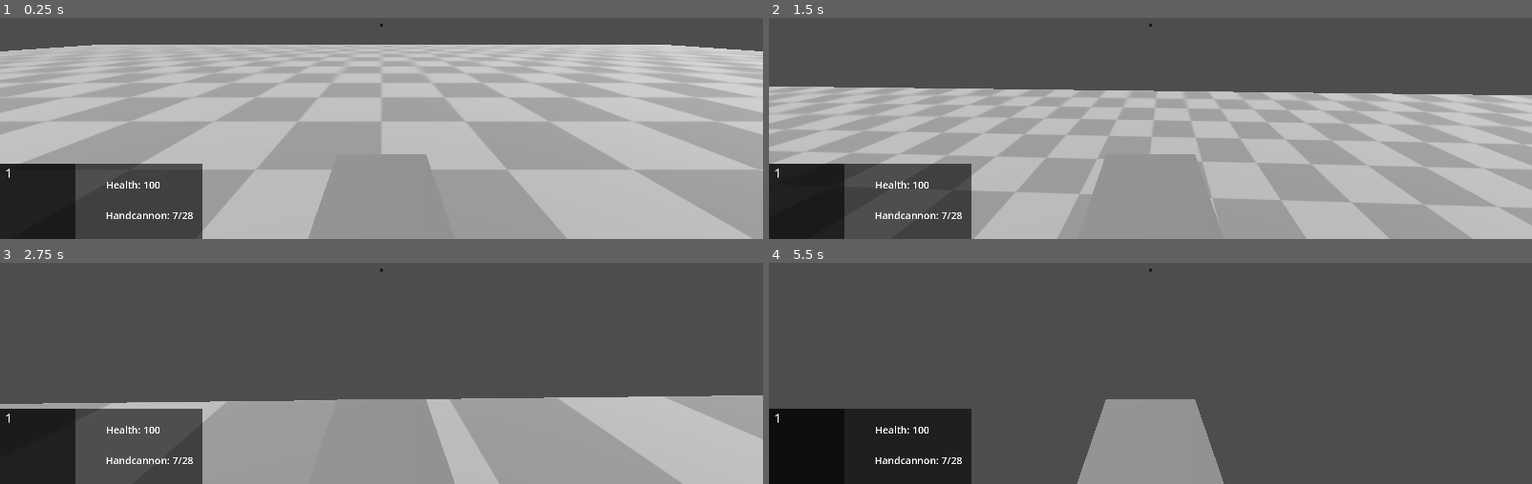
Above: before the commit, frames 1-4 (two rows, left to right).
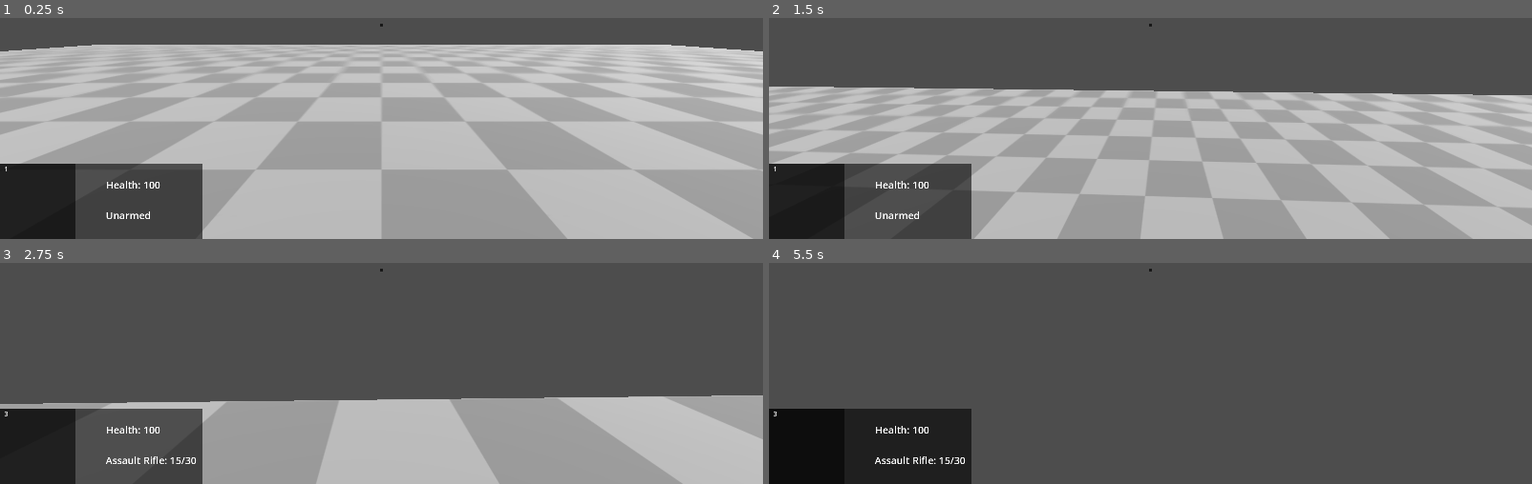
Above: after the commit, the same moments.

Repository: Robertsonl1/game_development_2024
Game: Godot game, scene res://scenes/main.tscn
The game is run twice, just before and just after one commit, with the same random seed, the same clock (stepped at 60 frames per second) and the same inputs.
Inputs (mouse positions are in pixels of both pictures, inside the frame that each line leads up to):
- Up to frame 1 (0.25 s): no input
- Up to frame 2 (1.5 s): tap Enter at 0.5 s; move the mouse to (1188, 22) at 0.52 s; hold W (forwards) from 0.53 s (still down); tap 1 (empty) at 0.6 s; tap Space (jump) at 0.77 s; click (1188, 22) at 0.8 s; move the mouse to (1112, 26) at 1.27 s; click (1112, 26) at 1.35 s
- Up to frame 3 (2.75 s): keep holding W (forwards); tap Space (jump) at 1.52 s; tap 2 (primary) at 1.55, 2.1 s; move the mouse to (outside the picture) at 2.02 s; tap 3 (secondary) at 2.3 s
- Up to frame 4 (5.5 s): keep holding W (forwards); move the mouse to (1142, 276) at 2.77 s; tap 3 (secondary) at 2.85, 5.3 s; tap Space (jump) at 3.02, 3.5, 3.77, 4.52, 5 s; tap 1 (empty) at 3.05, 3.6 s; move the mouse to (1203, 276) at 3.52 s; click (1203, 276) at 3.8 s; tap R (reload) at 4.15 s; tap Enter at 4.25 s; move the mouse to (1089, 265) at 4.27 s; click (1089, 265) at 4.35 s; tap 2 (primary) at 4.55 s; tap Escape (ui_cancel) at 4.9 s; move the mouse to (1158, 269) at 5.02 s; tap F (grapple) at 5.1 s

The runs differ from the first frame. In frame 1, 3.1% of the frame differs, in the area x 0-57%, y 61-100%; in frame 2, 3.2%; in frame 3, 5.9%; in frame 4, 6.2%, in the area x 0-60%, y 61-100%.
Error before the commit: Invalid call. Nonexistent function 'add_exeption' in base 'RayCast3D'. (res://scenes/weapons/weapon_manager.gd:24)

Commit message:
Bug Fixing

Diff:
--- a/game_development_2024-main/scenes/main.tscn
+++ b/game_development_2024-main/scenes/main.tscn
@@ -1,7 +1,8 @@
-[gd_scene load_steps=8 format=3 uid="uid://c01q7bftr3cro"]
+[gd_scene load_steps=9 format=3 uid="uid://c01q7bftr3cro"]
 
 [ext_resource type="Texture2D" uid="uid://yubb6ou4f7j4" path="res://data/textures/placeholder.png" id="1_ayfrv"]
 [ext_resource type="PackedScene" uid="uid://bwnkle17ik1nl" path="res://scenes/player.tscn" id="1_gn6kh"]
+[ext_resource type="PackedScene" uid="uid://b5c2k5kofgpp7" path="res://scenes/weapons/ammopickup/ammo_pickup.tscn" id="3_hfh1v"]
 
 [sub_resource type="BoxShape3D" id="BoxShape3D_i7h4c"]
 size = Vector3(50, 1, 50)
@@ -43,3 +44,6 @@
 
 [node name="CollisionShape3D" type="CollisionShape3D" parent="StaticBody3D2"]
 shape = SubResource("BoxShape3D_uonfk")
+
+[node name="AmmoPickup" parent="." instance=ExtResource("3_hfh1v")]
+transform = Transform3D(1, 0, 0, 0, 1, 0, 0, 0, 1, 17.1681, 0.735694, -0.136473)
--- a/game_development_2024-main/scenes/player.tscn
+++ b/game_development_2024-main/scenes/player.tscn
@@ -39,9 +39,10 @@
 script = ExtResource("2_3t5l0")
 
 [node name="HandCannon" parent="Head/Hand" instance=ExtResource("2_24c3m")]
-visible = false
+transform = Transform3D(1, 0, 0, 0, 1, 0, 0, 0, 1, 0.224, -0.101, -0.354)
 
 [node name="AssaultRifle" parent="Head/Hand" instance=ExtResource("3_1sxk0")]
+transform = Transform3D(1, 0, 0, 0, 1, 0, 0, 0, 1, 0.158, -0.007, -0.437)
 
 [node name="Unarmed" parent="Head/Hand" instance=ExtResource("4_jfo8s")]
 
--- a/game_development_2024-main/scenes/ui/hud/hud.gd
+++ b/game_development_2024-main/scenes/ui/hud/hud.gd
@@ -1,6 +1,23 @@
 extends Control
 
 
+var weapon_ui
+var health_ui
+var display_ui
+var slot_ui
+
+
+func _enter_tree():
+	weapon_ui = $Background/WeaponUI
+	health_ui = $Background/HealthUI
+	display_ui = $Background/Display/TextureRect
+	slot_ui = $Background/Display/Weaponslot
+
+
 func update_weapon_ui(weapon_data, weapon_slot):
-	$Background/WeaponUI.text = weapon_data["Name"] + ": " + "0/0"
-	$Background/Display/Weaponslot.text = weapon_slot
+	slot_ui.text = weapon_slot
+
+	if weapon_data["Name"] == "Unarmed":
+		weapon_ui.text = weapon_data["Name"]
+		return
+	weapon_ui.text = weapon_data["Name"] + ": " + weapon_data["Ammo"] + "/" + weapon_data["ReserveAmmo"]
--- a/game_development_2024-main/scenes/ui/hud/hud.tscn
+++ b/game_development_2024-main/scenes/ui/hud/hud.tscn
@@ -43,13 +43,20 @@
 color = Color(0, 0, 0, 0.588235)
 
 [node name="Weaponslot" type="Label" parent="Background/Display"]
-layout_mode = 0
-offset_left = 13.0
-offset_top = 1.0
-offset_right = 62.0
-offset_bottom = 46.0
-theme_override_font_sizes/font_size = 30
+layout_mode = 1
+offset_right = 32.0
+offset_bottom = 29.0
+theme_override_font_sizes/font_size = 16
 text = "1"
+horizontal_alignment = 1
+
+[node name="TextureRect" type="TextureRect" parent="Background/Display"]
+layout_mode = 1
+anchors_preset = 15
+anchor_right = 1.0
+anchor_bottom = 1.0
+grow_horizontal = 2
+grow_vertical = 2
 
 [node name="Crosshair" type="ColorRect" parent="."]
 layout_mode = 1
--- /dev/null
+++ b/game_development_2024-main/scenes/weapons/ammopickup/ammo_pickup.gd
@@ -0,0 +1,12 @@
+extends Area3D
+
+@export var ammo = 10
+
+
+
+func _on_body_entered(body):
+	if body.name == "Player":
+		var result = body.weapon_manager.add_ammo(ammo)
+
+		if result:
+			queue_free()
--- /dev/null
+++ b/game_development_2024-main/scenes/weapons/ammopickup/ammo_pickup.tscn
@@ -0,0 +1,20 @@
+[gd_scene load_steps=4 format=3 uid="uid://b5c2k5kofgpp7"]
+
+[ext_resource type="Script" path="res://scenes/weapons/ammopickup/ammo_pickup.gd" id="1_imjl3"]
+
+[sub_resource type="BoxMesh" id="BoxMesh_exnaa"]
+size = Vector3(0.15, 0.15, 0.15)
+
+[sub_resource type="BoxShape3D" id="BoxShape3D_2vkli"]
+size = Vector3(0.5, 0.5, 0.4)
+
+[node name="AmmoPickup" type="Area3D"]
+script = ExtResource("1_imjl3")
+
+[node name="MeshInstance3D" type="MeshInstance3D" parent="."]
+mesh = SubResource("BoxMesh_exnaa")
+
+[node name="CollisionShape3D" type="CollisionShape3D" parent="."]
+shape = SubResource("BoxShape3D_2vkli")
+
+[connection signal="body_entered" from="." to="." method="_on_body_entered"]
--- a/game_development_2024-main/scenes/weapons/armed/armed.gd
+++ b/game_development_2024-main/scenes/weapons/armed/armed.gd
@@ -9,19 +9,17 @@
 var is_reloading = false
 
 # Weapon Parameters
+@export var ammo_in_mag = 15
+@export var reserve_ammo = 30
+@onready var mag_size = ammo_in_mag
+
 @export var damage = 10
-@export var firerate = 1.0
-
-@export var magammo = 15
-@export var reserveammo = 30
-@onready var magsize = magammo
-
+@export var fire_rate = 1.0
 
 # Effects
 @export var impact_effect: PackedScene
 @export var muzzle_flash_path: NodePath
 @onready var muzzle_flash = get_node(muzzle_flash_path)
-
 
 # Optional
 @export var equip_speed = 1.0
@@ -29,14 +27,15 @@
 @export var reload_speed = 1.0
 
 
-# Fire cycle
+
+# Fire Cycle
 func fire():
 	if not is_reloading:
-		if magammo > 0:
+		if ammo_in_mag > 0:
 			if not is_firing:
 				is_firing = true
 				animation_player.get_animation("Fire").loop = true
-				animation_player.play("Fire", -1.0, firerate )
+				animation_player.play("Fire", -1.0, fire_rate)
 
 			return
 
@@ -45,11 +44,10 @@
 
 func fire_stop():
 	is_firing = false
-	animation_player.ger_animation("Fire").loop = false
+	animation_player.get_animation("Fire").loop = false
 
 
-# Will be called from the animation track
-func fire_bullet():
+func fire_bullet():    # Will be called from the animation track
 	muzzle_flash.emitting = true
 	update_ammo("consume")
 
@@ -60,13 +58,17 @@
 		impact.emitting = true
 
 
+
+
 # Reload
 func reload():
-	if magammo < magsize and reserveammo > 0:
+	if ammo_in_mag < mag_size and reserve_ammo > 0:
 		is_firing = false
 
 		animation_player.play("Reload", -1.0, reload_speed)
 		is_reloading = true
+
+
 
 
 
@@ -91,12 +93,15 @@
 		return true
 
 
+
 # Show/Hide Weapon
 func show_weapon():
 	visible = true
 
 func hide_weapon():
 	visible = false
+
+
 
 # Animation Finished
 func on_animation_finish(anim_name):
@@ -109,31 +114,34 @@
 			is_reloading = false
 			update_ammo("reload")
 
+
+
 # Update Ammo
-func update_ammo(action = "Refresh", additionalammo = 0):
+func update_ammo(action = "Refresh", additional_ammo = 0):
 
 	match action:
 		"consume":
-			magammo -= 1
+			ammo_in_mag -= 1
 
 		"reload":
-			var ammo_needed = magsize - magammo
+			var ammo_needed = mag_size - ammo_in_mag
 
-			if reserveammo > ammo_needed:
-				magammo = magsize
-				reserveammo -= ammo_needed
+			if reserve_ammo > ammo_needed:
+				ammo_in_mag = mag_size
+				reserve_ammo -= ammo_needed
 			else:
-				magammo += reserveammo
-				reserveammo = 0
+				ammo_in_mag += reserve_ammo
+				reserve_ammo = 0
 
 		"add":
-			reserveammo += additionalammo
+			reserve_ammo += additional_ammo
+
 
 	var weapon_data = {
 		"Name" : weapon_name,
 		"Image" : weapon_image,
-		"Ammo" : str(magammo),
-		"ReserveAmmo" : str(reserveammo)
+		"Ammo" : str(ammo_in_mag),
+		"ReserveAmmo" : str(reserve_ammo)
 	}
 
 	weapon_manager.update_hud(weapon_data)
--- a/game_development_2024-main/scenes/weapons/armed/assaultrifle/assault_rifle.gd
+++ b/game_development_2024-main/scenes/weapons/armed/assaultrifle/assault_rifle.gd
@@ -1,8 +1,11 @@
 extends Armed
 
 
+
+
 func ready():
-	player.connect("animation_finish", on_animation_finish)
+	animation_player = $AnimationPlayer
+	animation_player.connect("animation_finished", self, "on_animation_finish")
 
 
 func on_animation_finish(anim_name):
--- a/game_development_2024-main/scenes/weapons/armed/assaultrifle/assault_rifle.tscn
+++ b/game_development_2024-main/scenes/weapons/armed/assaultrifle/assault_rifle.tscn
@@ -165,7 +165,9 @@
 
 [node name="AssaultRifle" type="Node3D"]
 script = ExtResource("1_6egdm")
-weapon_name = "AssaultRifle"
+impact_effect = ExtResource("2_sl6ud")
+muzzle_flash_path = NodePath("Root/Anchor/Body/MuzzleFlash")
+weapon_name = "Assault Rifle"
 
 [node name="Root" type="Node3D" parent="."]
 
--- a/game_development_2024-main/scenes/weapons/armed/handcannon/handcannon.gd
+++ b/game_development_2024-main/scenes/weapons/armed/handcannon/handcannon.gd
@@ -1,8 +1,11 @@
 extends Armed
 
 
+
+
 func ready():
-	player.connect("animation_finish", on_animation_finish)
+	animation_player = $AnimationPlayer
+	animation_player.connect("animation_finished", self, "on_animation_finish")
 
 
 func on_animation_finish(anim_name):
--- a/game_development_2024-main/scenes/weapons/armed/handcannon/handcannon.tscn
+++ b/game_development_2024-main/scenes/weapons/armed/handcannon/handcannon.tscn
@@ -162,6 +162,9 @@
 
 [node name="HandCannon" type="Node3D"]
 script = ExtResource("1_fn51r")
+impact_effect = ExtResource("2_jig4l")
+muzzle_flash_path = NodePath("Root/Anchor/Body/MuzzleFlash")
+weapon_name = "Hand Cannon"
 
 [node name="Root" type="Node3D" parent="."]
 
--- a/game_development_2024-main/scenes/weapons/weapon.gd
+++ b/game_development_2024-main/scenes/weapons/weapon.gd
@@ -11,7 +11,7 @@
 
 # Weapon Parameters
 @export var weapon_name = "Weapon"
-@export var weapon_image: Texture
+@export var weapon_image = Texture
 
 
 # Equip/Unequip Cycle
@@ -29,7 +29,6 @@
 
 
 
-
 # Update Ammo
 func update_ammo(_action = "Refresh"):
 
--- a/game_development_2024-main/scenes/weapons/weapon_manager.gd
+++ b/game_development_2024-main/scenes/weapons/weapon_manager.gd
@@ -1,41 +1,42 @@
 extends Node3D
 
 
-# All the weapons in the game
+# All weapons in the game
 var all_weapons = {}
 
-# Weapons the player is carrying
+# Carrying Weapons
 var weapons = {}
 
-# HUD
+#HUD
 var hud
 
 var current_weapon # Reference to the current weapon equipped
 var current_weapon_slot = "Empty" # The current weapon slot
 
 var changing_weapon = false
-var deequiped_weapon = false
+var unequipped_weapon = false
 
 var weapon_index = 0 # For switching weapons through mouse wheel
+
 
 func _ready():
 
 	hud = owner.get_node("HUD")
-	get_parent().get_node("Camera3D/RayCast3D").add_exeption(owner) # Adds exeption of player to the shooting raycast
+	get_parent().get_node("Camera3D/RayCast3D").add_exception(owner) # Adds exception of player to the shooting raycast
 
 	all_weapons = {
 		"Unarmed" : preload("res://scenes/weapons/unarmed/unarmed.tscn"),
-		"Handcannon" : preload("res://scenes/weapons/armed/handcannon/handcannon.tscn"),
+		"HandCannon" : preload("res://scenes/weapons/armed/handcannon/handcannon.tscn"),
 		"AssaultRifle" : preload("res://scenes/weapons/armed/assaultrifle/assault_rifle.tscn")
 	}
 
 	weapons = {
 		"Empty" : $Unarmed,
-		"Primary" : $Handcannon,
+		"Primary" : $HandCannon,
 		"Secondary" : $AssaultRifle
 	}
 
-	# Initialize references for each weapon
+	# Initialize references for each weapons
 	for w in weapons:
 		if weapons[w] != null:
 			weapons[w].weapon_manager = self
@@ -51,15 +52,15 @@
 	set_process(false)
 
 
+
 # Process will be called when changing weapons
-func _process(_delta):
+func process(_delta):
 
-	if deequiped_weapon == false:
-		if current_weapon.is_deequip_finished() == false:
+	if unequipped_weapon == false:
+		if current_weapon.is_unequip_finished() == false:
 			return
 
-
-		deequiped_weapon = true
+		unequipped_weapon = true
 
 		current_weapon = weapons[current_weapon_slot]
 		current_weapon.equip()
@@ -75,7 +76,7 @@
 func change_weapon(new_weapon_slot):
 
 	if new_weapon_slot == current_weapon_slot:
-		current_weapon.update_ammo() # Referesh
+		current_weapon.update_ammo() # Refresh
 		return
 
 	if weapons[new_weapon_slot] == null:
@@ -85,14 +86,16 @@
 	changing_weapon = true
 
 	weapons[current_weapon_slot].update_ammo() # Updates the weapon data on UI, as soon as we change a weapon
+	update_weapon_index()
 
 	# Change Weapons
 	if current_weapon != null:
-		deequiped_weapon = false
-		current_weapon.deequip()
+		unequipped_weapon = false
+		current_weapon.unequip()
+
+	set_process(true)
 
 
-	set_process(true)
 
 
 # Scroll weapon change
@@ -107,6 +110,7 @@
 
 func next_weapon():
 	weapon_index += 1
+
 	if weapon_index >= weapons.size():
 		weapon_index = 0
 
@@ -114,10 +118,14 @@
 
 func previous_weapon():
 	weapon_index -= 1
+
 	if weapon_index < 0:
 		weapon_index = weapons.size() - 1
 
 	change_weapon(weapons.keys()[weapon_index])
+
+
+
 
 
 # Firing and Reloading
@@ -131,6 +139,7 @@
 func reload():
 	if not changing_weapon:
 		current_weapon.reload()
+
 
 # Ammo Pickup
 func add_ammo(amount):
--- a/game_development_2024-main/scripts/characters/player/player.gd
+++ b/game_development_2024-main/scripts/characters/player/player.gd
@@ -33,6 +33,9 @@
 	# Captures the mouse so it does not go off the end of the screen
 	Input.set_mouse_mode(Input.MOUSE_MODE_CAPTURED)
 
+func _process(_delta):
+	window_activity()
+
 func _input(event):
 	# Handles the rotation of the player when the mouse is moved
 	if event is InputEventMouseMotion:
@@ -40,22 +43,33 @@
 		head.rotate_x(deg_to_rad(-event.relative.y * mouse_sensitivity))
 		head.rotation.x = clamp(head.rotation.x, deg_to_rad(-90), deg_to_rad(90))
 
+	if event is InputEventMouseButton:
+		if event.pressed:
+			match event.button_index:
+				MOUSE_BUTTON_WHEEL_UP:
+					weapon_manager.next_weapon()
+				MOUSE_BUTTON_WHEEL_DOWN:
+					weapon_manager.previous_weapon()
+
 func grapple():
 	if Input.is_action_just_pressed("grapple"):
 		if grapplecast.is_colliding():
 			pass
 
-func _physics_process(_delta):
+func _physics_process(delta):
 
 	process_weapons()
+	process_movement(delta)
 
-	# Stops all vertical momentum when the player's head hits a ceiling
+
+func process_movement(delta):
+# Stops all vertical momentum when the player's head hits a ceiling
 	if is_on_ceiling():
 		gravity_vec = Vector3.ZERO
 
 	# Applys gravity to the player when they are not on the ground
 	if not is_on_floor():
-		gravity_vec += Vector3.DOWN * gravity * _delta
+		gravity_vec += Vector3.DOWN * gravity * delta
 		horizontal_acceleration = air_acceleration
 	else:
 		gravity_vec = -get_floor_normal()
@@ -69,7 +83,7 @@
 	var input_dir = Input.get_vector("left", "right", "forwards", "backwards")
 	direction = (transform.basis * Vector3(input_dir.x, 0, input_dir.y)).normalized()
 
-	horizontal_velocity = horizontal_velocity.lerp(direction * truespeed, horizontal_acceleration * _delta)
+	horizontal_velocity = horizontal_velocity.lerp(direction * truespeed, horizontal_acceleration * delta)
 	movement.z = horizontal_velocity.z + gravity_vec.z
 	movement.x = horizontal_velocity.x + gravity_vec.x
 	movement.y = gravity_vec.y
@@ -77,6 +91,7 @@
 	velocity = movement
 
 	move_and_slide()
+
 
 func process_weapons():
 	if Input.is_action_just_pressed("empty"):
@@ -97,3 +112,11 @@
 	# Reloading
 	if Input.is_action_just_pressed("reload"):
 		weapon_manager.reload()
+
+# To show/hide the cursor
+func window_activity():
+	if Input.is_action_just_pressed("ui_cancel"):
+		if Input.get_mouse_mode() == Input.MOUSE_MODE_CAPTURED:
+			Input.set_mouse_mode(Input.MOUSE_MODE_VISIBLE)
+		else:
+			Input.set_mouse_mode(Input.MOUSE_MODE_CAPTURED)
